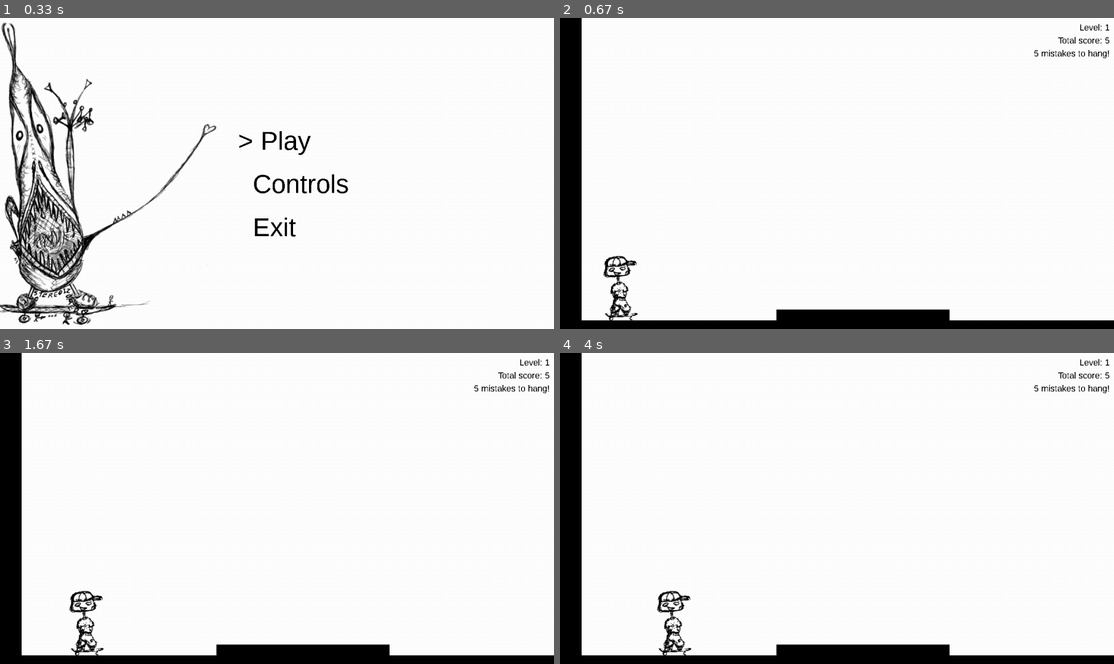
Above: before the commit, frames 1-4 (two rows, left to right).
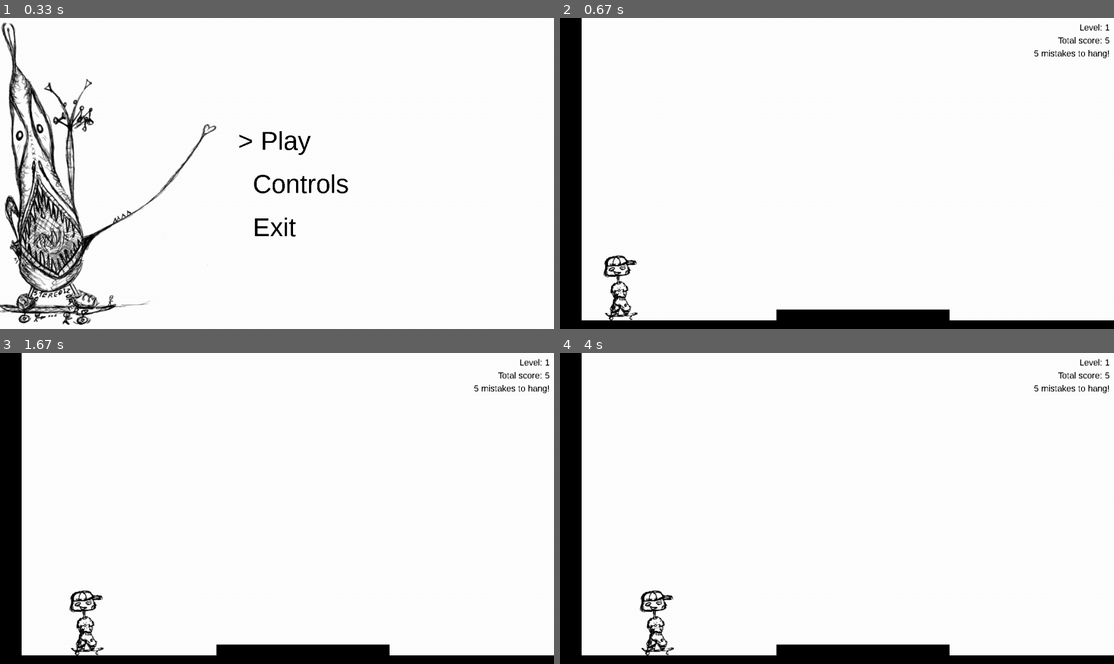
Above: after the commit, the same moments.

Repository: spookydoodle/bounce_pygame
Game: pygame game, started from main.py
The game is run twice, just before and just after one commit, with the same random seed, the same clock (stepped at 60 frames per second) and the same inputs.
Inputs:
- Up to frame 1 (0.33 s): no input
- Up to frame 2 (0.67 s): tap Enter at 0.33 s
- Up to frame 3 (1.67 s): tap Space at 0.67 s; hold Right from 1.5 s (still down)
- Up to frame 4 (4 s): release Right at 1.97 s; hold Left 2-2.53 s; hold Left 2.57-2.97 s; tap Y at 3 s; tap Keypad Enter at 3.33 s; tap D at 3.67 s

Frame 1 is identical in both runs. In frame 2, 0.4% of the frame differs, in the area x 7-14%, y 76-98%; in frame 3, 0.4%; in frame 4, 1.0%, in the area x 14-24%, y 76-98%.

Commit message:
fall/jump take floor as argument

Diff:
--- a/skater/game.py
+++ b/skater/game.py
@@ -167,6 +167,7 @@
 
         self.all_sprites = []
         self.all_sprites_group = pygame.sprite.Group()
+        self.obstacles = []
 
         self.player = Player(speed = 4)
         self.player.rect.x = 100
@@ -204,7 +205,6 @@
             self.new_level = False
 
         if not self.game_over:
-
             if not self.won_level:
                 ##if pygame.time.get_ticks() > 15000 * self.t_shuffle:
                 ##    self.t_shuffle += 1
@@ -221,8 +221,11 @@
 
                 self.check_collisions()
                 self.player.move(screen, event, self.CameraX)
-                self.player.fall()
-                self.player.jump()
+
+                # The player cannot fall lower than the highest of obstacles under him
+                falling_limit = min(obstacle.rect.top for obstacle in self.obstacles_under())
+                self.player.fall(falling_limit)
+                self.player.jump(falling_limit)
                 self.change_obstacles_pos_cam()
                 self.check_game_result()
 
@@ -248,15 +251,23 @@
 
         obstacle4 = Obstacle(image = pygame.Surface([50, 700]), x = 1950, y = 0)
 
-        self.all_sprites.append(ground)
-        self.all_sprites_group.add(ground)
-        self.all_sprites.append(obstacle2)
-        self.all_sprites_group.add(obstacle2)
-        self.all_sprites.append(obstacle3)
-        self.all_sprites_group.add(obstacle3)
-        self.all_sprites.append(obstacle4)
-        self.all_sprites_group.add(obstacle4)
-
+        obstacles = [ground, obstacle2, obstacle3, obstacle4]
+
+        for obstacle in obstacles:
+            self.all_sprites.append(obstacle)
+            self.all_sprites_group.add(obstacle)
+
+        self.obstacles = obstacles
+
+    def obstacles_under(self):
+        """
+        All the obstacles currently positioned under the player
+        """
+        ans = [
+            obstacle
+            for obstacle in self.obstacles
+            if obstacle.rect.left < self.player.rect.right and obstacle.rect.right > self.player.rect.right]
+        return ans
 
     def change_obstacles_pos_cam(self):
         for sprite in self.all_sprites: sprite.rect.x -= self.CameraX
--- a/skater/player.py
+++ b/skater/player.py
@@ -131,17 +131,17 @@
                 self.stop_movement_x()
 
 
-    def jump(self):
+    def jump(self, floor):
         if self.is_jumping:
             # Calculate force (F)
             F = self.m * self.v_jump
 
-            # Change position
             self.rect.y -= F
-
-            # Change velocity
             self.v_jump -= 0.5
 
+            floor_hit = self.rect.bottom > floor
+            if floor_hit:
+                self.stop_movement_y(floor)
 
             ## this code was supposed to make jumps smoother
 
@@ -159,10 +159,13 @@
             #    self.stop_movement_y(700)
 
     # fall means move on y axis due to gravity until player lands on an obstacle
-    def fall(self):
-        if not self.is_colliding_b:
+    def fall(self, floor):
+        if not self.is_colliding_b and not self.rect.bottom >= floor:
             self.rect.y += self.m * self.G
 
+            floor_hit = self.rect.bottom > floor
+            if floor_hit:
+                self.stop_movement_y(floor)
 
     def stop_movement_x(self):
         self.is_decelerating = False
@@ -171,7 +174,7 @@
 
 
     def stop_movement_y(self, y):
-        self.rect.bottom = y + 1
+        self.rect.bottom = y
         self.v_jump = self.G * self.v0
         self.v *= self.ELASTICITY
         self.is_jumping = False
